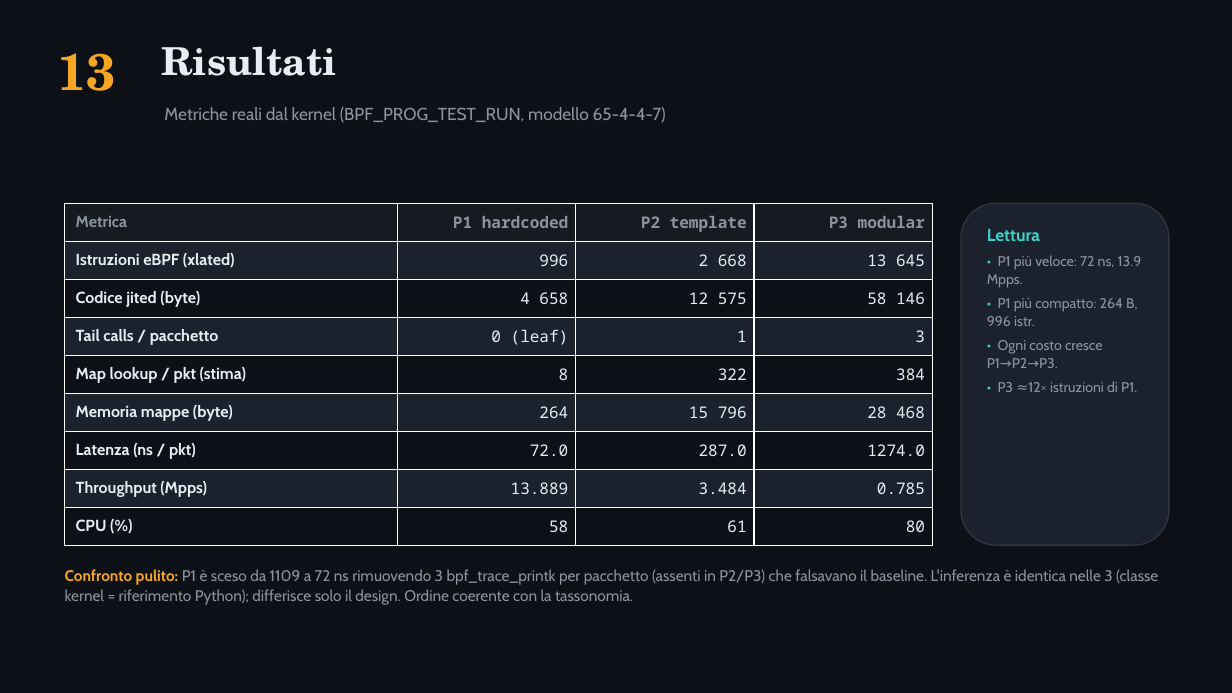
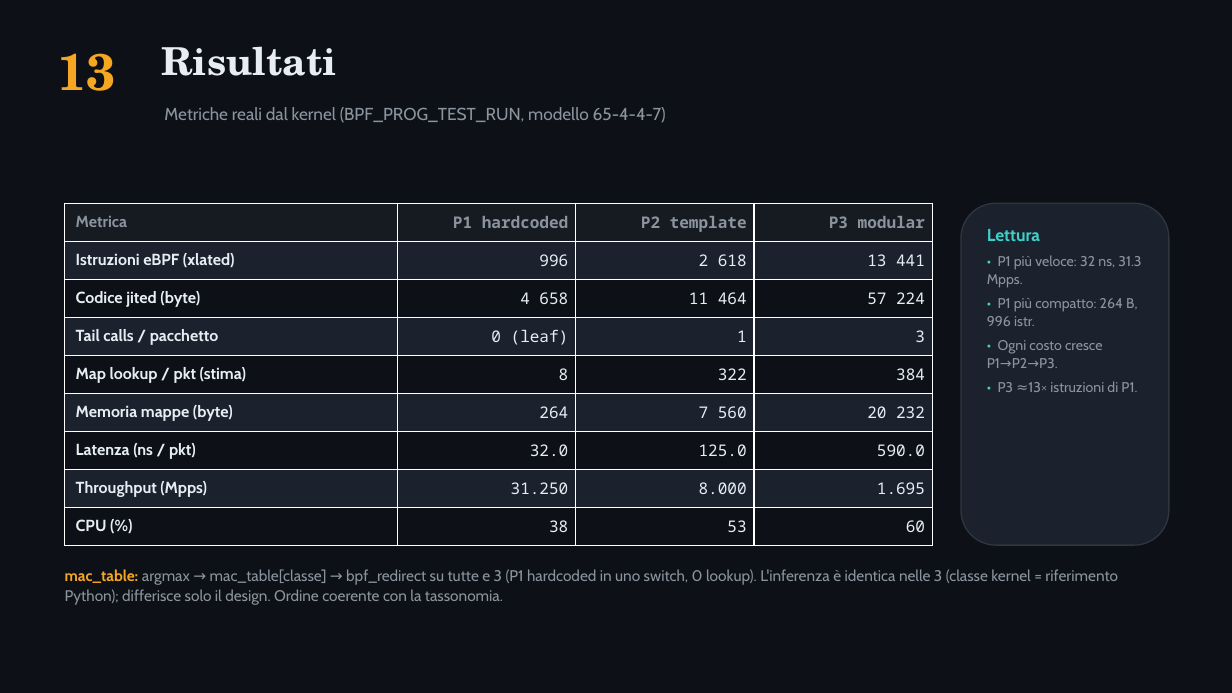
Before and after one commit to ettore-cantile/ipa_lab, a slide deck: slide 14 of docs/IPA_eBPF_pipelines.pptx. Drawn at 1232x693 pixels with LibreOffice and Linux fonts; fonts in the diff are those of the drawing. Boxes give left, top, right and bottom in pixels: in the first picture for what was removed or moved away, otherwise in the second. Text is boxed around its words. In the diff, an @@ line names an element or a change of style, - is before the commit and + after.

```diff
--- a/docs/IPA_eBPF_pipelines.pptx
+++ b/docs/IPA_eBPF_pipelines.pptx
@@ table at bbox=[65, 203, 933, 545] @@
-row 2, column 3: 2 668
+row 2, column 3: 2 618
-row 2, column 4: 13 645
+row 2, column 4: 13 441
-row 3, column 3: 12 575
+row 3, column 3: 11 464
-row 3, column 4: 58 146
+row 3, column 4: 57 224
-row 6, column 3: 15 796
+row 6, column 3: 7 560
-row 6, column 4: 28 468
+row 6, column 4: 20 232
-row 7: Latenza (ns / pkt) | 72.0 | 287.0 | 1274.0
+row 7: Latenza (ns / pkt) | 32.0 | 125.0 | 590.0
-row 8: Throughput (Mpps) | 13.889 | 3.484 | 0.785
+row 8: Throughput (Mpps) | 31.250 | 8.000 | 1.695
-row 9: CPU (%) | 58 | 61 | 80
+row 9: CPU (%) | 38 | 53 | 60
@@ text at bbox=[987, 255, 1141, 288]: text changed @@
-• P1 più veloce: 72 ns, 13.9 Mpps.
+• P1 più veloce: 32 ns, 31.3 Mpps.
@@ text at bbox=[998, 381, 1137, 392]: text changed @@
-• P3 ≈12× istruzioni di P1.
+• P3 ≈13× istruzioni di P1.
@@ text at bbox=[65, 569, 1118, 605]: text changed @@
-Confronto pulito: P1 è sceso da 1109 a 72 ns rimuovendo 3 bpf_trace_printk per pacchetto (assenti in P2/P3) che falsavano il baseline. L'inferenza è identica nelle 3 (classe kernel = riferimento Python); differisce solo il design. Ordine coerente con la tassonomia.
+mac_table: argmax → mac_table[classe] → bpf_redirect su tutte e 3 (P1 hardcoded in uno switch, 0 lookup). L'inferenza è identica nelle 3 (classe kernel = riferimento Python); differisce solo il design. Ordine coerente con la tassonomia.
```
Also in this commit, not shown: 5 other slides changed, 2 other files.
